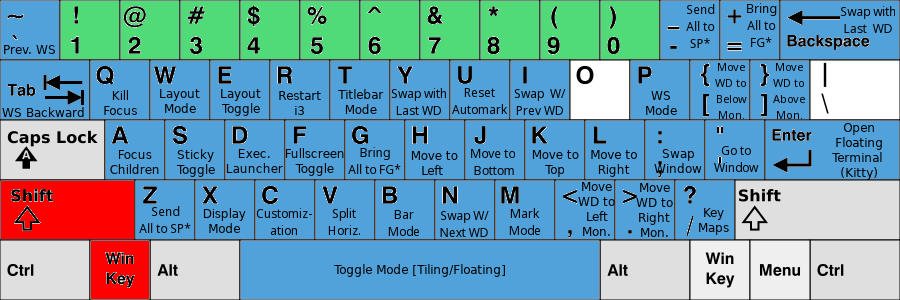
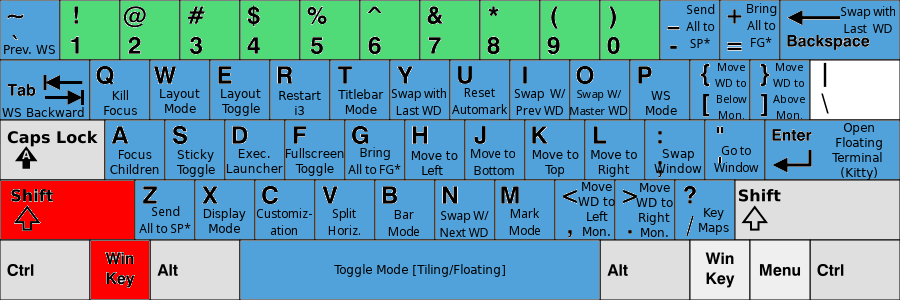
Revision of a layered 900 x 300 image; what changed, layer by layer:
added layer "Swap W/ ... #1" above "KB_United_States-NoAltGr.svg" over [570, 90, 628, 115]
painted on "KB_United_States-NoAltGr.svg" over [571, 61, 629, 119]
